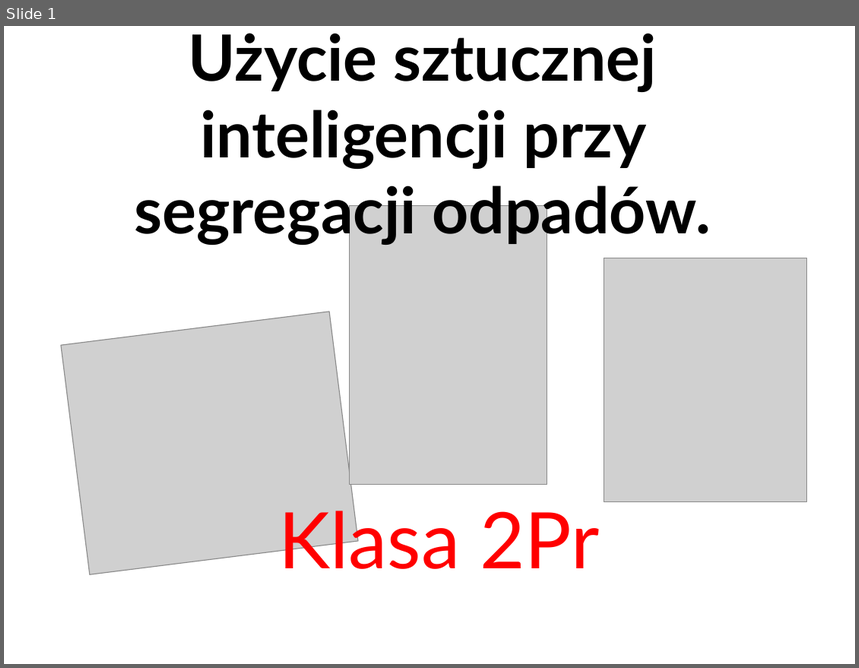
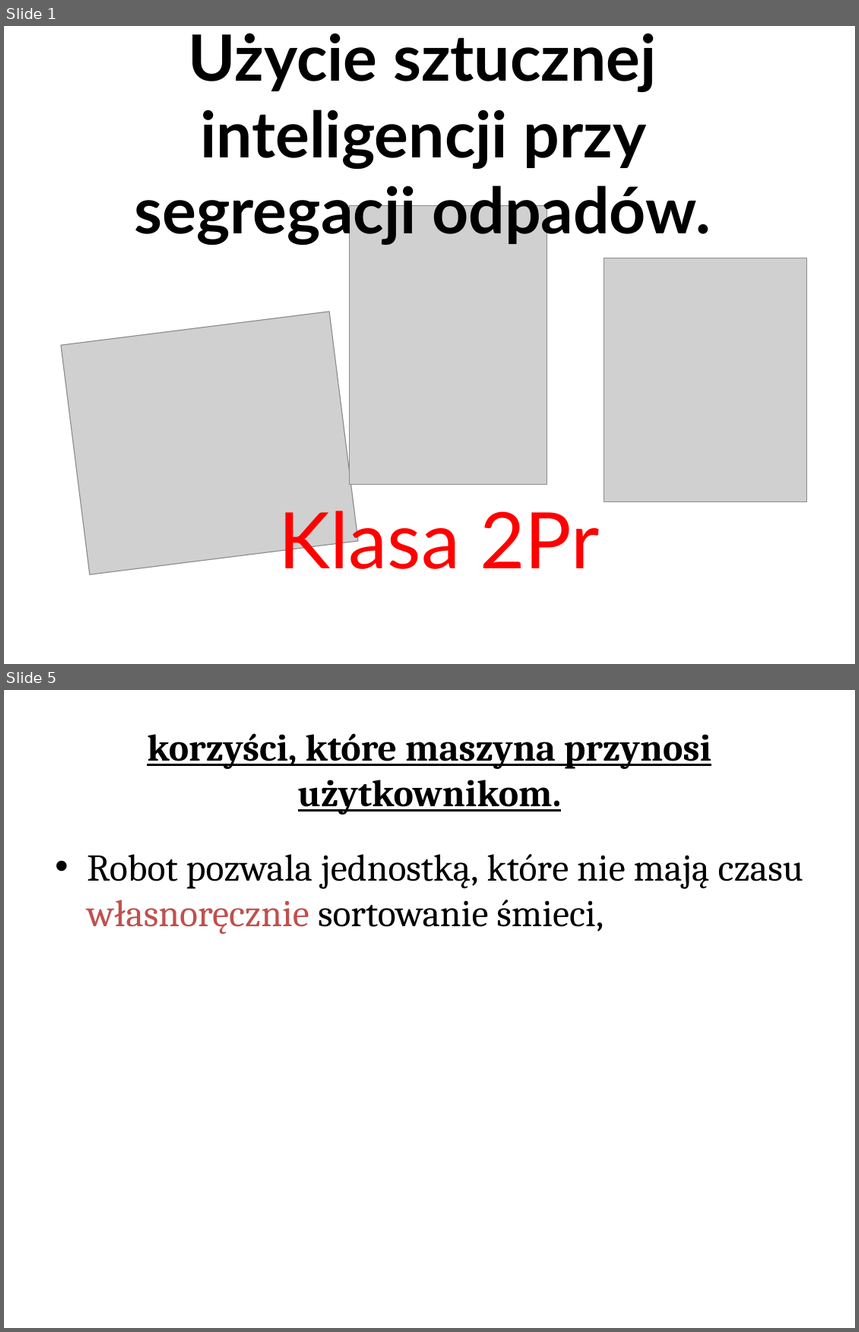
Before and after one commit to P0l15hC0w/Eco_Sorter, a slide deck: SegregacjaOdpadow.pptx. Shown one above the other, each under a label of ours: slide 1 before the commit, slides 1 and 5 after it; the slides between them are not shown. The pictures are 859x668 and 859x1332 pixels, drawn with LibreOffice and Linux fonts; fonts in the diff are those of the drawing; grey boxes stand for pictures. Boxes give left, top, right and bottom in pixels: in the first picture for what was removed or moved away, otherwise in the second. Text is boxed around its words. In the diff, an @@ line names an element or a change of style, - is before the commit and + after.

```diff
--- a/SegregacjaOdpadow.pptx
+++ b/SegregacjaOdpadow.pptx
@@ slide 5 added at [4,690,855,1328], background #FFFFFF @@
@@ title added at [147,733,712,815], 32 pt, text #000000, bold, underline @@
+korzyści, które maszyna przynosi użytkownikom.
@@ text added at [87,854,804,934], 32 pt, text #000000 @@
+• Robot pozwala jednostką, które nie mają czasu własnoręcznie sortowanie śmieci,
```
Also in this commit, not shown: 1 slide changed, 2 other slides added, 1 slide removed, 1 other file.
